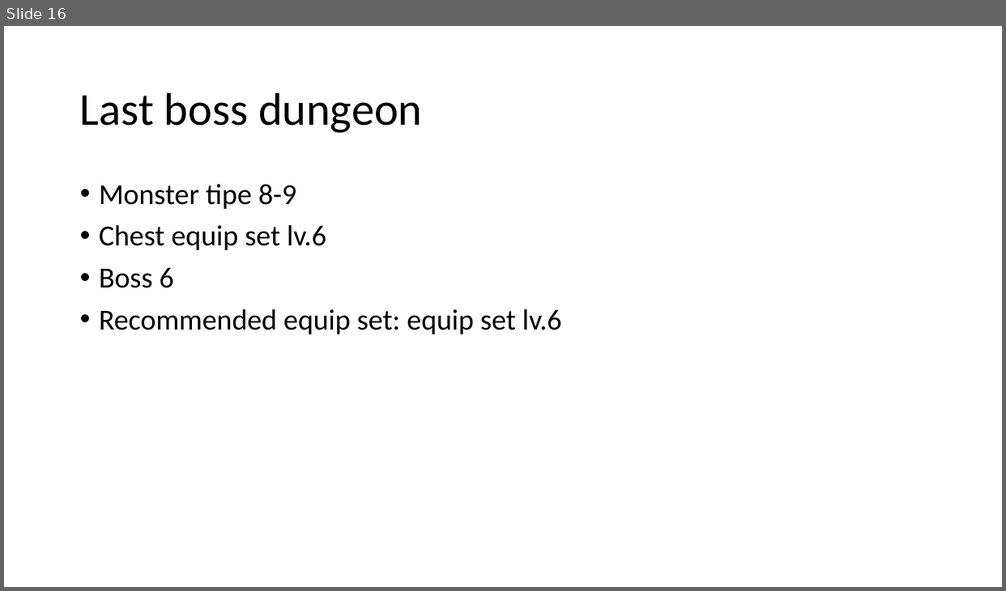
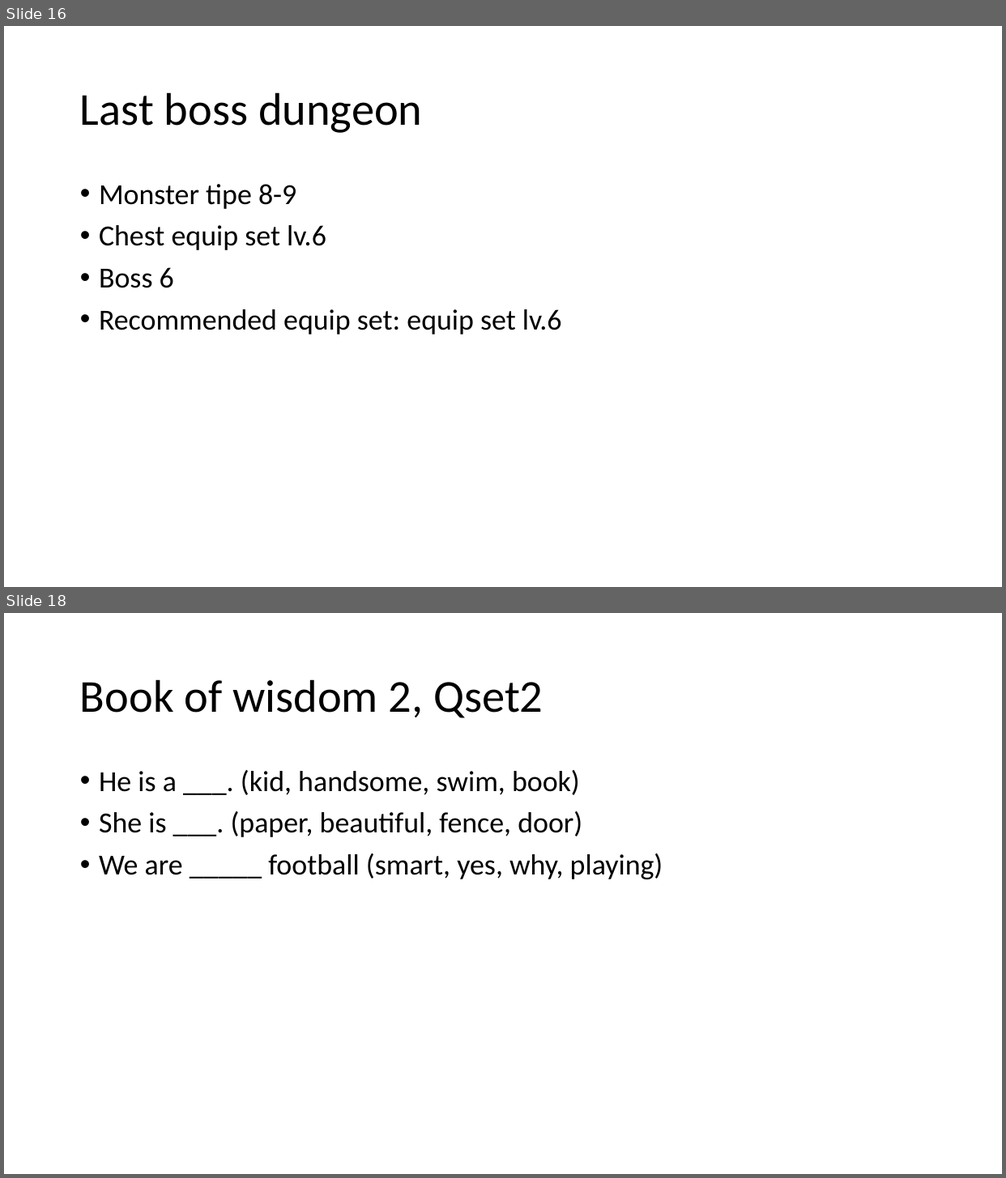
Before and after one commit to nawamkihafahd/PowerOfWisdom, a slide deck: Konsep.pptx. Shown one above the other, each under a label of ours: slide 16 before the commit, slides 16 and 18 after it; the slides between them are not shown. The pictures are 1006x591 and 1006x1178 pixels, drawn with LibreOffice and Linux fonts; fonts in the diff are those of the drawing. Boxes give left, top, right and bottom in pixels: in the first picture for what was removed or moved away, otherwise in the second. Text is boxed around its words. In the diff, an @@ line names an element or a change of style, - is before the commit and + after.

```diff
--- a/Konsep.pptx
+++ b/Konsep.pptx
@@ slide 18 added at bbox=[4, 613, 1002, 1174], background #FFFFFF @@
@@ title added at bbox=[80, 679, 543, 718], 44 pt, text #000000 @@
+Book of wisdom 2, Qset2
@@ text added at bbox=[99, 770, 663, 879], 28 pt, text #000000 @@
+• He is a ___. (kid, handsome, swim, book)
+• She is ___. (paper, beautiful, fence, door)
+• We are _____ football (smart, yes, why, playing)
```
Also in this commit, not shown: 1 slide changed, 25 other slides added, 1 other file.
